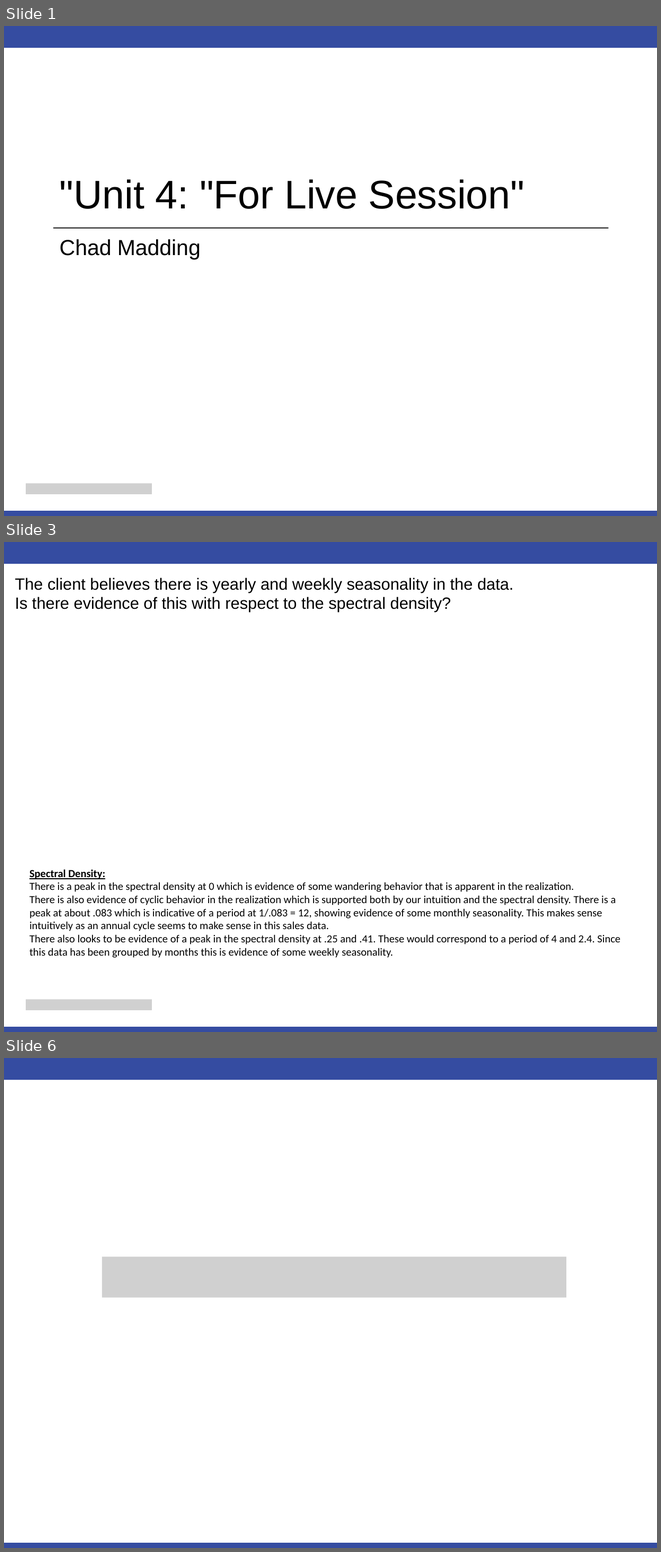
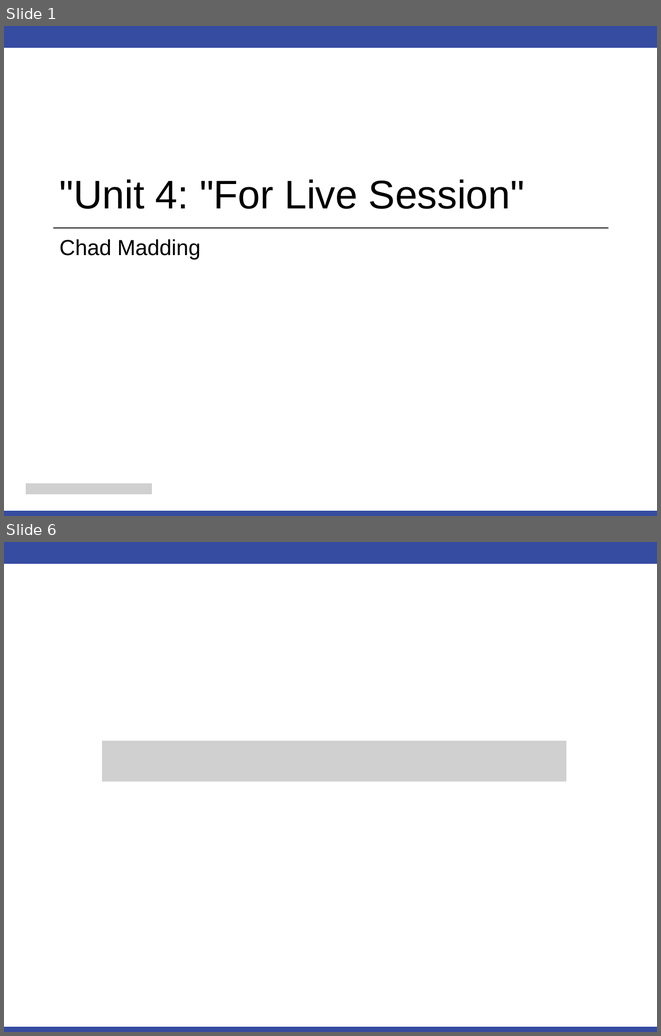
Before and after one commit to cmadding/MSDS6373, a slide deck: Unit04/Chad_Madding_Unit 4 For Live Session.pptx. Shown one above the other, each under a label of ours: slides 1, 3 and 6 before the commit, slides 1 and 6 after it; the slides between them are not shown. The pictures are 661x1552 and 661x1036 pixels, drawn with LibreOffice and Linux fonts; fonts in the diff are those of the drawing; grey boxes stand for pictures. Boxes give left, top, right and bottom in pixels: in the first picture for what was removed or moved away, otherwise in the second. Text is boxed around its words. In the diff, an @@ line names an element or a change of style, - is before the commit and + after.

```diff
--- a/Unit04/Chad_Madding_Unit 4 For Live Session.pptx
+++ b/Unit04/Chad_Madding_Unit 4 For Live Session.pptx
@@ slide 3 removed at (4,542,657,1032), background #FFFFFF; not listed: 2 template elements that a slide beside it also shows @@
@@ title removed at (15,578,513,612) @@
-The client believes there is yearly and weekly seasonality in the data.
-Is there evidence of this with respect to the spectral density?
@@ text removed at (29,869,620,958) @@
-Spectral Density:
-There is a peak in the spectral density at 0 which is evidence of some wandering behavior that is apparent in the realization.
-There is also evidence of cyclic behavior in the realization which is supported both by our intuition and the spectral density. There is a peak at about .083 which is indicative of a period at 1/.083 = 12, showing evidence of some monthly seasonality. This makes sense intuitively as an annual cycle seems to make sense in this sales data.
-There also looks to be evidence of a peak in the spectral density at .25 and .41. These would correspond to a period of 4 and 2.4. Since this data has been grouped by months this is evidence of some weekly seasonality.
@@ picture removed at (26,999,151,1010) @@
```
Also in this commit, not shown: 2 slides changed, 2 slides added, 1 other slide removed, 8 other files.
